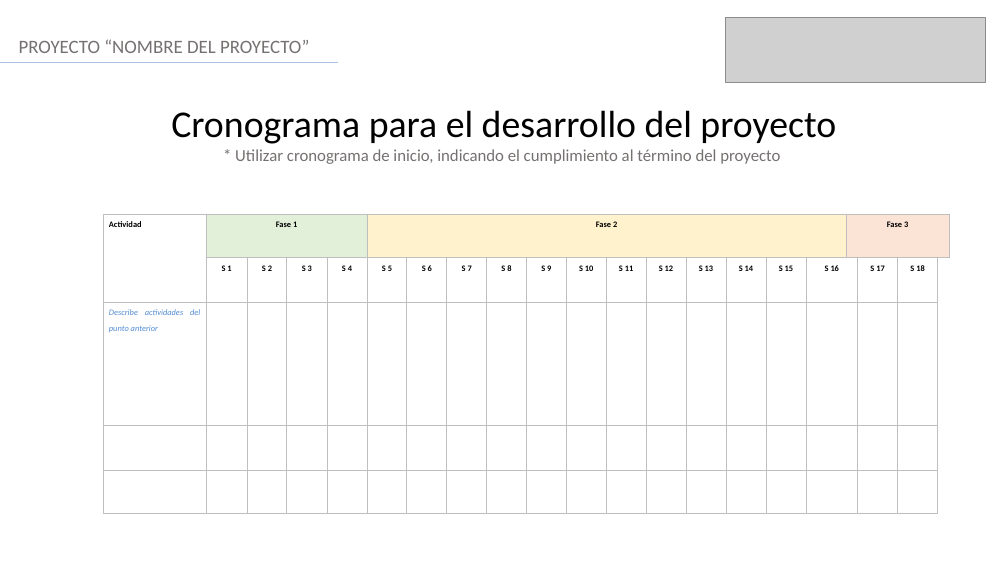
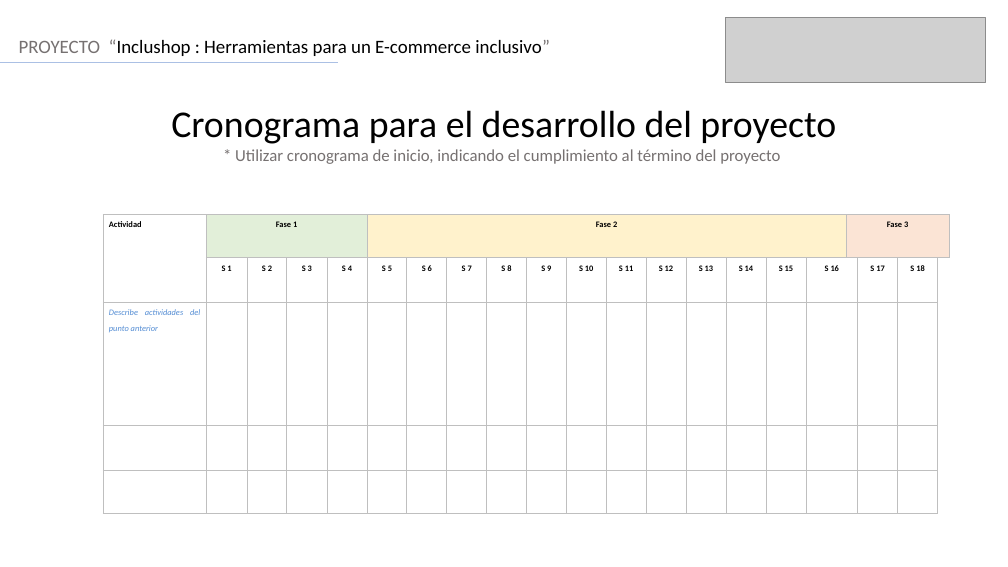
Before and after one commit to FelipeMunhoz18/FelipeMunhoz18-Bravo-Vargas-Munoz-Docs, a slide deck: slide 7 of Fase 3/Evidencias Grupales/Formato Presentación final.pptx. Drawn at 1008x567 pixels with LibreOffice and Linux fonts; fonts in the diff are those of the drawing; grey boxes stand for pictures. Boxes give left, top, right and bottom in pixels: in the first picture for what was removed or moved away, otherwise in the second. Text is boxed around its words. In the diff, an @@ line names an element or a change of style, - is before the commit and + after.

```diff
--- a/Fase 3/Evidencias Grupales/Formato Presentación final.pptx
+++ b/Fase 3/Evidencias Grupales/Formato Presentación final.pptx
@@ text at <box>19,39,550,56</box>: text changed; text colour #767171 to #000000 @@
-PROYECTO “NOMBRE DEL PROYECTO”
+PROYECTO “Inclushop : Herramientas para un E-commerce inclusivo”
```
Also in this commit, not shown: 5 other slides changed.
